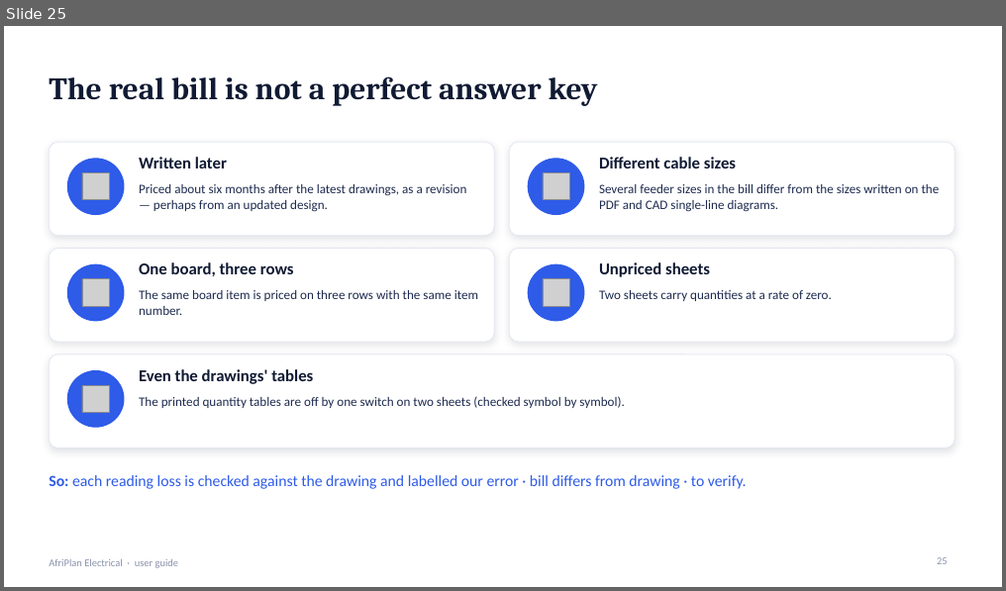
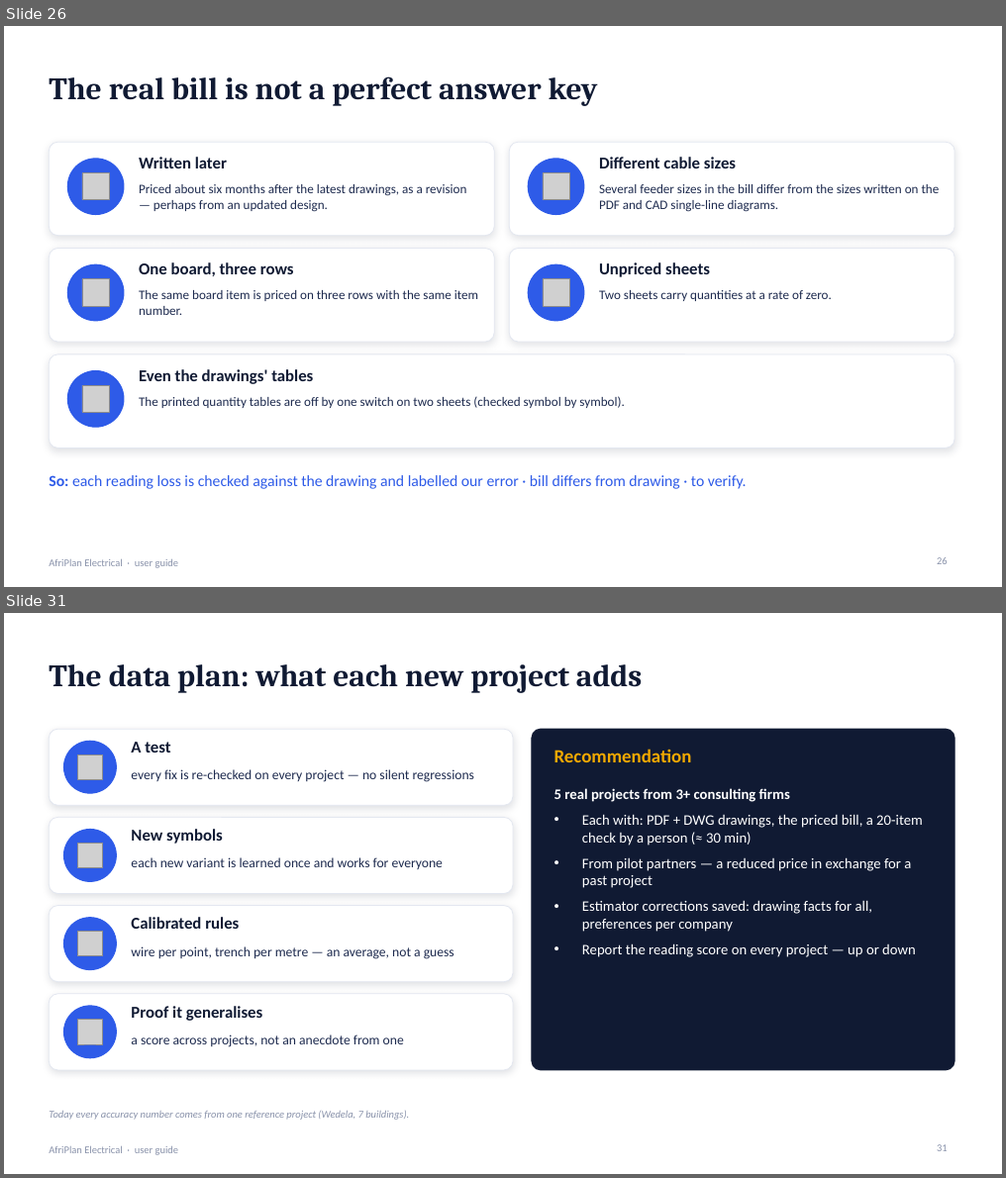
Before and after one commit to Jonathan-Lukwichi/afriplan-ai, a slide deck: docs/presentation/AfriPlan_User_Guide.pptx. Shown one above the other, each under a label of ours: slide 25 before the commit, slides 26 and 31 after it; the slides between them are not shown. The pictures are 1006x591 and 1006x1178 pixels, drawn with LibreOffice and Linux fonts; fonts in the diff are those of the drawing; grey boxes stand for pictures. Boxes give left, top, right and bottom in pixels: in the first picture for what was removed or moved away, otherwise in the second. Text is boxed around its words. In the diff, an @@ line names an element or a change of style, - is before the commit and + after.

```diff
--- a/docs/presentation/AfriPlan_User_Guide.pptx
+++ b/docs/presentation/AfriPlan_User_Guide.pptx
@@ slide 31 added at bbox=[4, 613, 1002, 1174], background #FFFFFF; not listed: 1 template element that a slide beside it also shows @@
@@ title added at bbox=[49, 664, 642, 693], 30 pt, text #101A33, bold @@
+The data plan: what each new project adds
@@ rounded rectangle added at bbox=[49, 729, 513, 805], fill #FFFFFF, outline #E3E7F0 0.75 pt @@
@@ rounded rectangle added at bbox=[532, 729, 954, 1070], fill #101A33, outline #101A33 1 pt @@
@@ ellipse added at bbox=[63, 741, 116, 793], fill #2E5BE8, outline #2E5BE8 1 pt @@
@@ picture added at bbox=[77, 755, 103, 780] @@
@@ text added at bbox=[131, 742, 170, 753], 16 pt, text #101A33, bold @@
+A test
@@ text added at bbox=[554, 749, 692, 762], 18 pt, text #F2A900, bold @@
+Recommendation
@@ text added at bbox=[131, 769, 475, 782], 13 pt, text #1E2B4F @@
+every fix is re-checked on every project — no silent regressions
@@ text added at bbox=[554, 788, 923, 958], 14 pt, text #FFFFFF @@
+5 real projects from 3+ consulting firms
+• Each with: PDF + DWG drawings, the priced bill, a 20-item check by a person (≈ 30 min)
+• From pilot partners — a reduced price in exchange for a past project
+• Estimator corrections saved: drawing facts for all, preferences per company
+• Report the reading score on every project — up or down
@@ rounded rectangle added at bbox=[49, 817, 513, 894], fill #FFFFFF, outline #E3E7F0 0.75 pt @@
@@ ellipse added at bbox=[63, 830, 116, 881], fill #2E5BE8, outline #2E5BE8 1 pt @@
@@ picture added at bbox=[77, 843, 103, 868] @@
@@ text added at bbox=[131, 829, 223, 844], 16 pt, text #101A33, bold @@
+New symbols
@@ text added at bbox=[131, 858, 443, 869], 13 pt, text #1E2B4F @@
+each new variant is learned once and works for everyone
@@ rounded rectangle added at bbox=[49, 906, 513, 982], fill #FFFFFF, outline #E3E7F0 0.75 pt @@
@@ ellipse added at bbox=[63, 918, 116, 970], fill #2E5BE8, outline #2E5BE8 1 pt @@
@@ picture added at bbox=[77, 931, 103, 957] @@
@@ text added at bbox=[131, 917, 239, 929], 16 pt, text #101A33, bold @@
+Calibrated rules
@@ text added at bbox=[131, 947, 454, 959], 13 pt, text #1E2B4F @@
+wire per point, trench per metre — an average, not a guess
@@ rounded rectangle added at bbox=[49, 994, 513, 1070], fill #FFFFFF, outline #E3E7F0 0.75 pt @@
@@ ellipse added at bbox=[63, 1006, 116, 1059], fill #2E5BE8, outline #2E5BE8 1 pt @@
@@ picture added at bbox=[77, 1020, 103, 1045] @@
@@ text added at bbox=[131, 1006, 262, 1021], 16 pt, text #101A33, bold @@
+Proof it generalises
@@ text added at bbox=[131, 1035, 404, 1048], 13 pt, text #1E2B4F @@
+a score across projects, not an anecdote from one
@@ text added at bbox=[49, 1111, 409, 1120], 10 pt, text #8A93AB, italic @@
+Today every accuracy number comes from one reference project (Wedela, 7 buildings).
@@ page number added at bbox=[937, 1145, 947, 1152], 10 pt, text #8A93AB @@
+31
@@ what was slide 25 is now slide 26 @@
```
Also in this commit, not shown: 6 slides changed, 5 other slides added, 2 other files.
